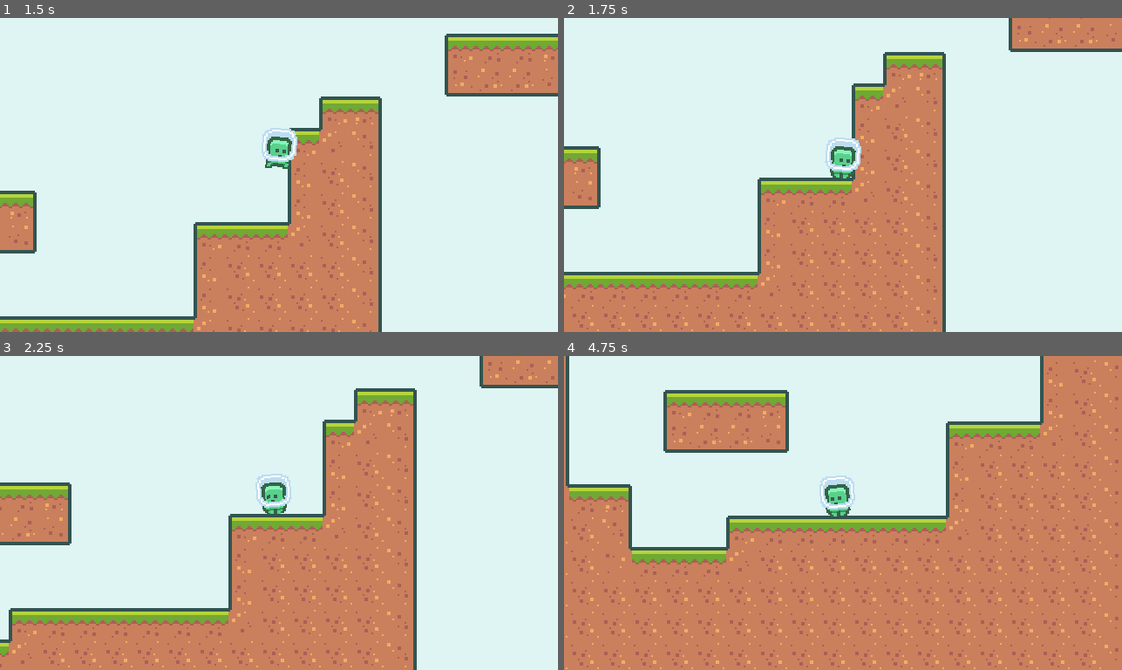
Above: before the commit, frames 1-4 (two rows, left to right).
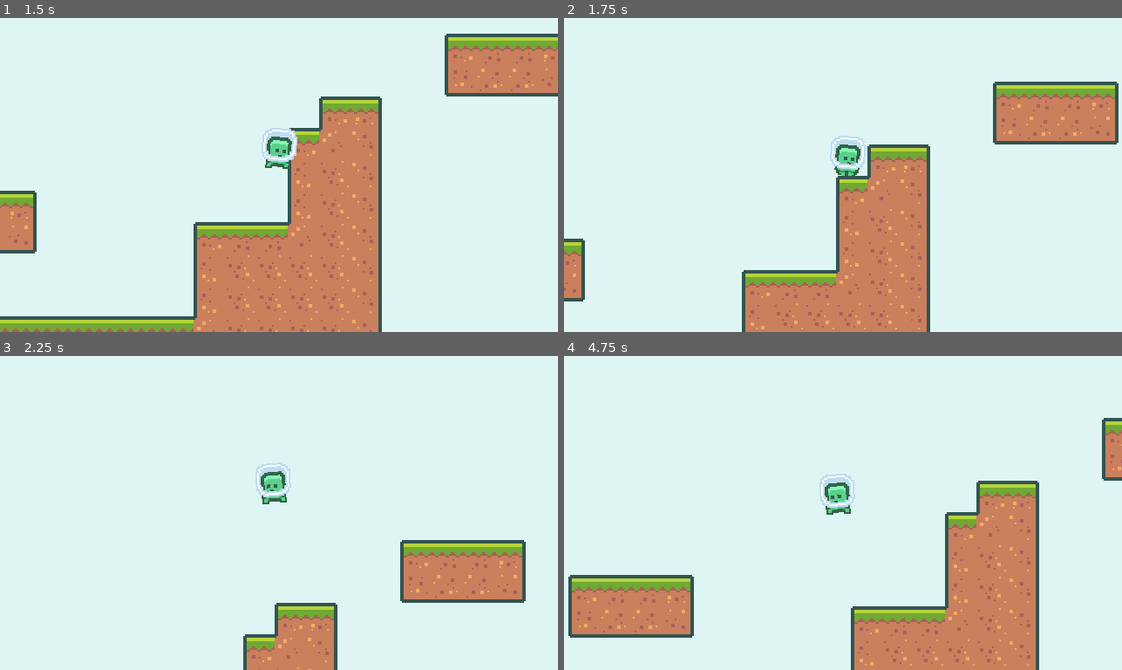
Above: after the commit, the same moments.

Repository: fremydev/2dPlatformerGodot3
Game: Godot game, scene res://scenes/main.tscn
Same seed, same stepped clock (60 frames per second), same inputs: the game is played once before the commit and once after it.
Inputs:
- Up to frame 1 (1.5 s): tap Enter at 0.5 s; hold W (jump) 0.53-1.28 s; hold D (move_right) from 0.53 s (still down); tap W (jump) at 1.35 s
- Up to frame 2 (1.75 s): keep holding D (move_right); tap W (jump) at 1.52 s
- Up to frame 3 (2.25 s): tap W (jump) at 1.82 s; release D (move_right) at 2.03 s; hold A (move_left) from 2.03 s (still down); hold W (jump) from 2.03 s (still down)
- Up to frame 4 (4.75 s): release A (move_left) at 2.78 s; release W (jump) at 2.78 s; hold D (move_right) 2.78-4.28 s; tap W (jump) at 2.85, 3.02, 3.32, 4.35, 4.52 s; hold W (jump) 3.53-4.28 s; hold A (move_left) from 4.28 s (still down)

Frame 1 is identical in both runs. In frame 2, 29% of the frame differs, in the area x 0-100%, y 0-100%; in frame 3, 38%; in frame 4, 54%.

Commit message:
add double jump

Diff:
--- a/scenes/Player.gd
+++ b/scenes/Player.gd
@@ -6,6 +6,7 @@
 const HORIZONTALAC: int = 2200
 const JUMPTERMULT: int = 4
 var velocity: Vector2 = Vector2.ZERO
+var has_double_jump: bool = false
 
 func _physics_process(delta):
 	var move_vector: Vector2 = get_movement_vector()
@@ -16,8 +17,10 @@
 
 	velocity.x = clamp(velocity.x, -MAXHSPEED, MAXHSPEED)
 
-	if move_vector.y < 0 and (is_on_floor() or !$CoyoteTimer.is_stopped()):
+	if move_vector.y < 0 and (is_on_floor() or !$CoyoteTimer.is_stopped() or has_double_jump):
 		velocity.y = move_vector.y * JUMPSPEED
+		if !is_on_floor() and $CoyoteTimer.is_stopped(): has_double_jump = false
+		$CoyoteTimer.stop()
 
 	if velocity.y < 0 and !Input.is_action_pressed("jump"):
 		velocity.y += GRAVITY * JUMPTERMULT * delta
@@ -29,6 +32,9 @@
 
 	if was_on_floor and !is_on_floor():
 		$CoyoteTimer.start()
+
+	if is_on_floor():
+		has_double_jump = true
 
 	update_animation()
 
--- a/scenes/Player.tscn
+++ b/scenes/Player.tscn
@@ -36,6 +36,7 @@
 position = Vector2( 0, -12 )
 frames = SubResource( 2 )
 animation = "run"
+frame = 1
 playing = true
 
 [node name="CollisionShape2D" type="CollisionShape2D" parent="."]
